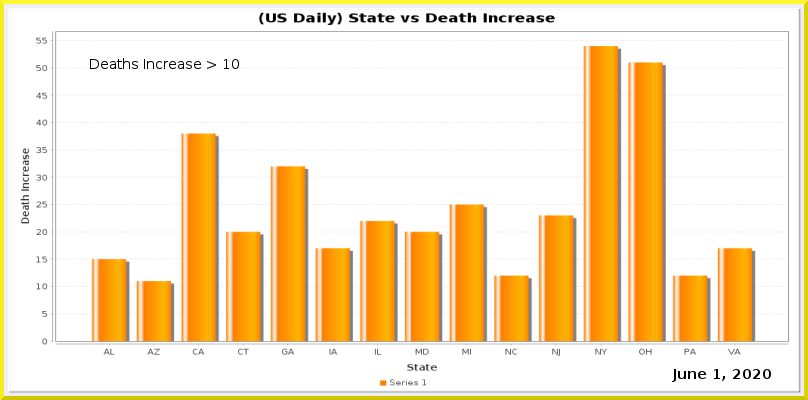
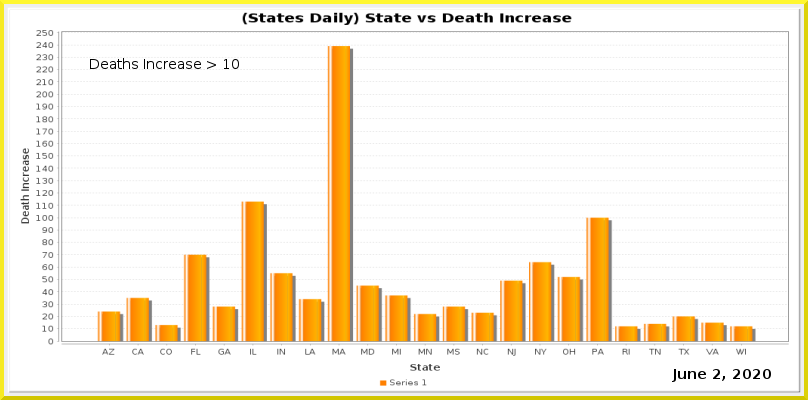
Layers edited between the first and the second w=808, h=400 image:
painted on "Current Date" over [713, 369, 720, 379]
painted on "Date_vs_TestIncrease.png" over [36, 12, 789, 371]
